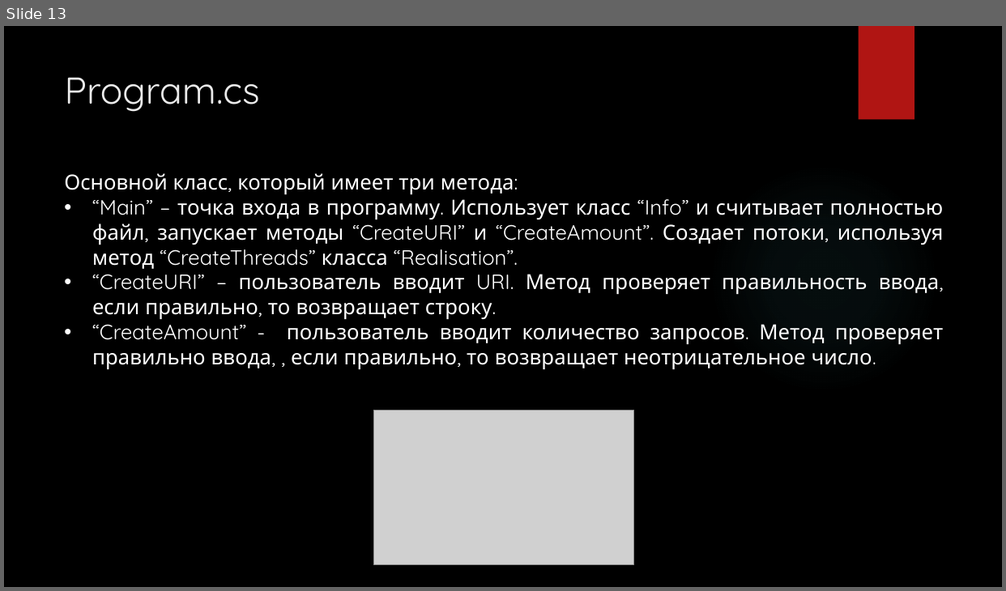
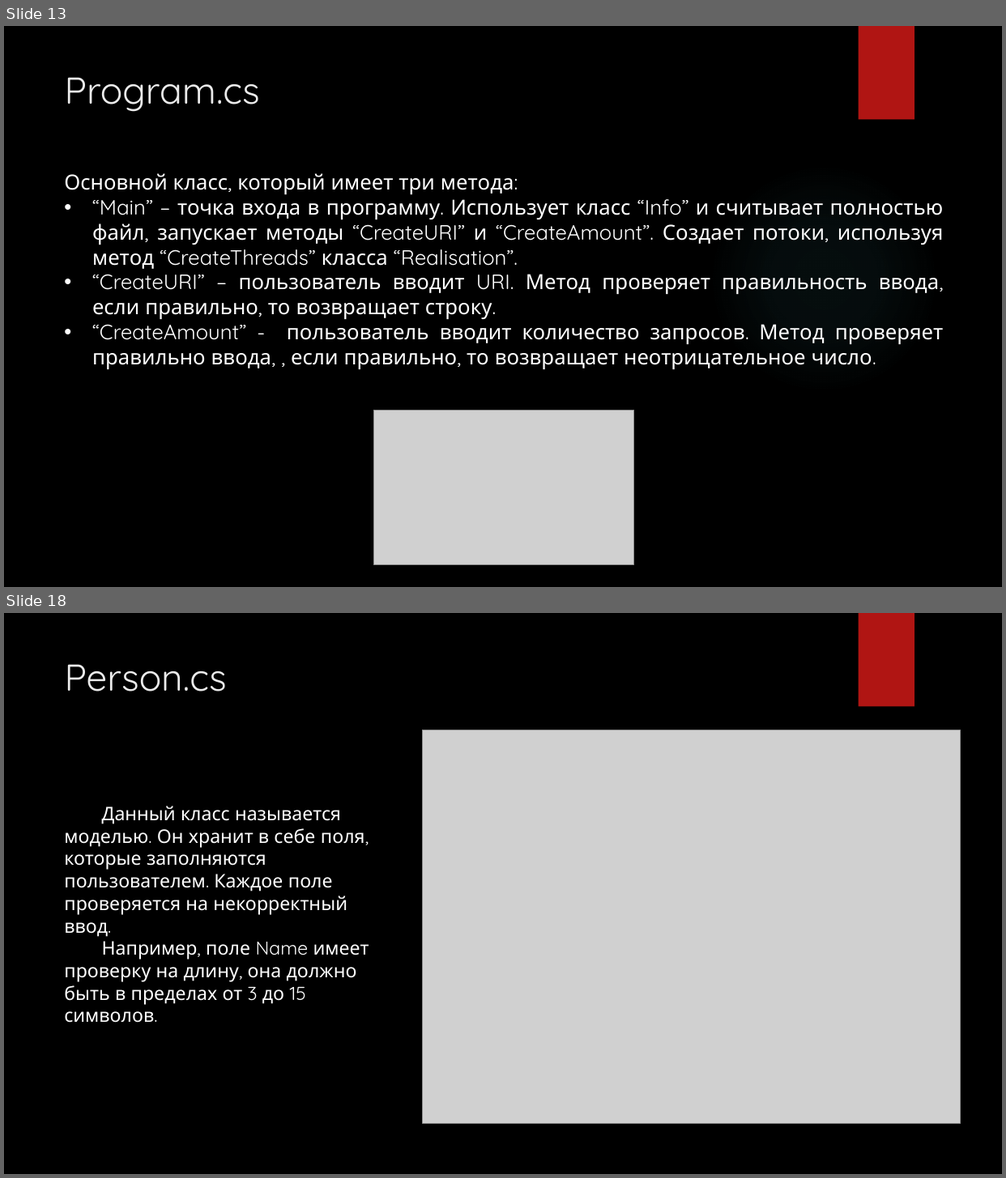
Before and after one commit to T0person/Practic, a slide deck: Практика.pptx. Shown one above the other, each under a label of ours: slide 13 before the commit, slides 13 and 18 after it; the slides between them are not shown. The pictures are 1006x591 and 1006x1178 pixels, drawn with LibreOffice and Linux fonts; fonts in the diff are those of the drawing; grey boxes stand for pictures; background and template pictures are left out. Boxes give left, top, right and bottom in pixels: in the first picture for what was removed or moved away, otherwise in the second. Text is boxed around its words. In the diff, an @@ line names an element or a change of style, - is before the commit and + after.

```diff
--- a/Практика.pptx
+++ b/Практика.pptx
@@ slide 18 added at [4, 613, 1002, 1174], background picture (left out); not listed: 1 template element that a slide beside it also shows @@
@@ title added at [65, 664, 227, 692], 36 pt, text #EBEBEB @@
+Person.cs
@@ picture added at [423, 730, 960, 1123] @@
@@ text added at [64, 806, 369, 1023], 18 pt, text #FFFFFF @@
+Данный класс называется моделью. Он хранит в себе поля, которые заполняются пользователем. Каждое поле проверяется на некорректный ввод.
+Например, поле Name имеет проверку на длину, она должно быть в пределах от 3 до 15 символов.
```
Also in this commit, not shown: 1 slide changed, 11 other slides added, 1 slide removed.
